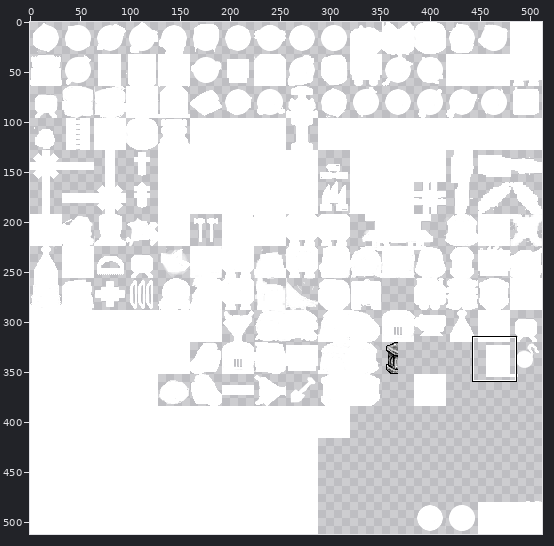
Two versions of one sprite sheet, data/art/_Items-bg.png. Above: a wide view before the commit, with the close-up outlined.
Close-up. The starting point:
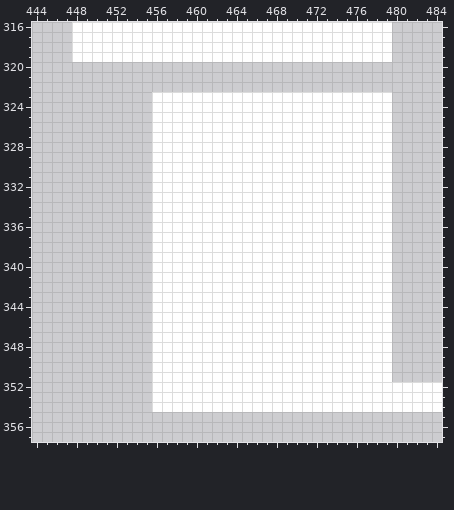
The file is 512x512 pixels. Pixels under 10% opacity are left out. Colours within 5 levels of each other are drawn and written as one. Shown: x 444..484, y 316..357.
Once edited:
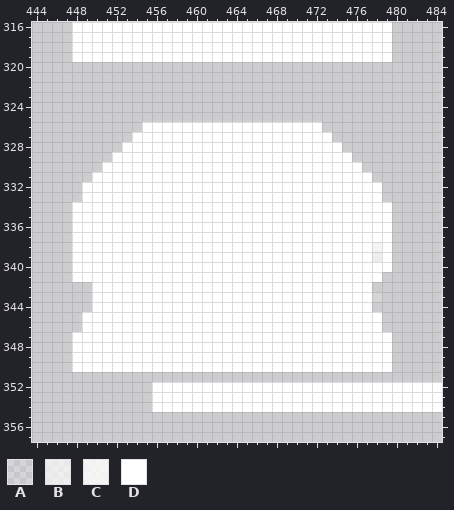
Palette (. is transparent): A #ffffff28  B #ffffffa9  C #ffffffcd  D #ffffff
Changes in this commit:
@@ x 444..484 @@
 322 .........................................
-323 ............DDDDDDDDDDDDDDDDDDDDDDDD.....
-324 ............DDDDDDDDDDDDDDDDDDDDDDDD.....
-325 ............DDDDDDDDDDDDDDDDDDDDDDDD.....
-326 ............DDDDDDDDDDDDDDDDDDDDDDDD.....
-327 ............DDDDDDDDDDDDDDDDDDDDDDDD.....
-328 ............DDDDDDDDDDDDDDDDDDDDDDDD.....
-329 ............DDDDDDDDDDDDDDDDDDDDDDDD.....
-330 ............DDDDDDDDDDDDDDDDDDDDDDDD.....
-331 ............DDDDDDDDDDDDDDDDDDDDDDDD.....
-332 ............DDDDDDDDDDDDDDDDDDDDDDDD.....
-333 ............DDDDDDDDDDDDDDDDDDDDDDDD.....
-334 ............DDDDDDDDDDDDDDDDDDDDDDDD.....
-335 ............DDDDDDDDDDDDDDDDDDDDDDDD.....
-336 ............DDDDDDDDDDDDDDDDDDDDDDDD.....
-337 ............DDDDDDDDDDDDDDDDDDDDDDDD.....
-338 ............DDDDDDDDDDDDDDDDDDDDDDDD.....
-339 ............DDDDDDDDDDDDDDDDDDDDDDDD.....
-340 ............DDDDDDDDDDDDDDDDDDDDDDDD.....
-341 ............DDDDDDDDDDDDDDDDDDDDDDDD.....
-342 ............DDDDDDDDDDDDDDDDDDDDDDDD.....
-343 ............DDDDDDDDDDDDDDDDDDDDDDDD.....
-344 ............DDDDDDDDDDDDDDDDDDDDDDDD.....
-345 ............DDDDDDDDDDDDDDDDDDDDDDDD.....
-346 ............DDDDDDDDDDDDDDDDDDDDDDDD.....
-347 ............DDDDDDDDDDDDDDDDDDDDDDDD.....
-348 ............DDDDDDDDDDDDDDDDDDDDDDDD.....
-349 ............DDDDDDDDDDDDDDDDDDDDDDDD.....
-350 ............DDDDDDDDDDDDDDDDDDDDDDDD.....
-351 ............DDDDDDDDDDDDDDDDDDDDDDDD.....
+323 .........................................
+324 .........................................
+325 .........................................
+326 ...........DDDDDDDDDDDDDDDDDD............
+327 ..........DDDDDDDDDDDDDDDDDDDD...........
+328 .........DDDDDDDDDDDDDDDDDDDDDD..........
+329 ........DDDDDDDDDDDDDDDDDDDDDDDD.........
+330 .......DDDDDDDDDDDDDDDDDDDDDDDDDD........
+331 ......DDDDDDDDDDDDDDDDDDDDDDDDDDDD.......
+332 .....DDDDDDDDDDDDDDDDDDDDDDDDDDDDDD......
+333 .....DDDDDDDDDDDDDDDDDDDDDDDDDDDDDD......
+334 ....DDDDDDDDDDDDDDDDDDDDDDDDDDDDDDDD.....
+335 ....DDDDDDDDDDDDDDDDDDDDDDDDDDDDDDDD.....
+336 ....DDDDDDDDDDDDDDDDDDDDDDDDDDDDDDDD.....
+337 ....DDDDDDDDDDDDDDDDDDDDDDDDDDDDDDDD.....
+338 ....DDDDDDDDDDDDDDDDDDDDDDDDDDDDDDCD.....
+339 ....DDDDDDDDDDDDDDDDDDDDDDDDDDDDDDBD.....
+340 ....DDDDDDDDDDDDDDDDDDDDDDDDDDDDDDDD.....
+341 ....DDDDDDDDDDDDDDDDDDDDDDDDDDDDDDD......
+342 ......DDDDDDDDDDDDDDDDDDDDDDDDDDDD.......
+343 ......DDDDDDDDDDDDDDDDDDDDDDDDDDDDA......
+344 ......DDDDDDDDDDDDDDDDDDDDDDDDDDDD.......
+345 .....DDDDDDDDDDDDDDDDDDDDDDDDDDDDDD......
+346 .....DDDDDDDDDDDDDDDDDDDDDDDDDDDDDD......
+347 ....DDDDDDDDDDDDDDDDDDDDDDDDDDDDDDDD.....
+348 ....DDDDDDDDDDDDDDDDDDDDDDDDDDDDDDDD.....
+349 ....DDDDDDDDDDDDDDDDDDDDDDDDDDDDDDDD.....
+350 ....DDDDDDDDDDDDDDDDDDDDDDDDDDDDDDDD.....
+351 .........................................
 352 ............DDDDDDDDDDDDDDDDDDDDDDDDDDDDD
